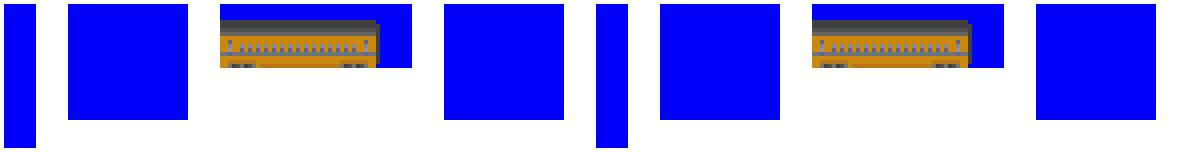
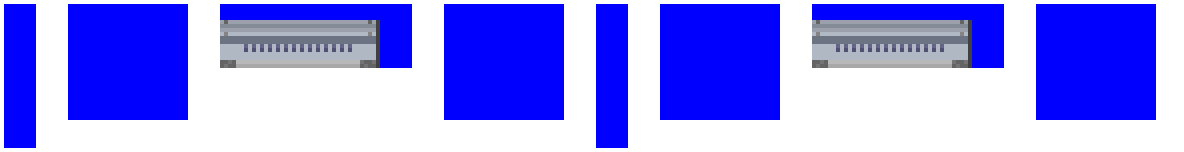
Layered file, before and after one edit (1184×152). Changes by layer:
added layer "Mucar 10 Maglev" above "Mucar 10 Mail" over [220, 20, 972, 68]
hid "Mucar 10 Mail" over [220, 20, 972, 68]
